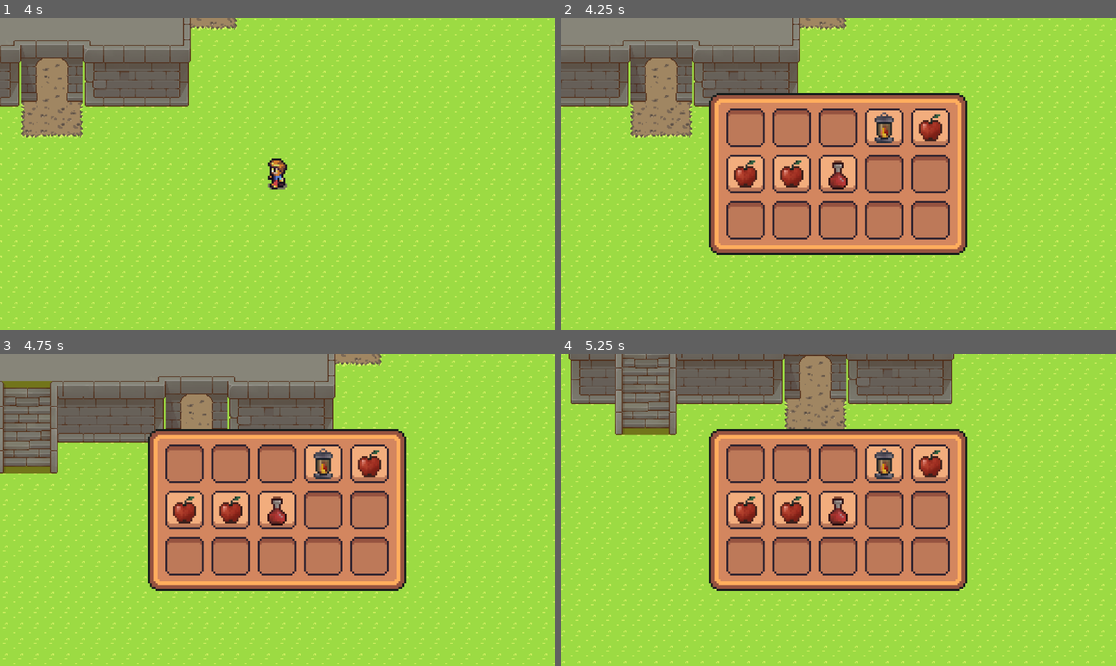
Above: before the commit, frames 1-4 (two rows, left to right).
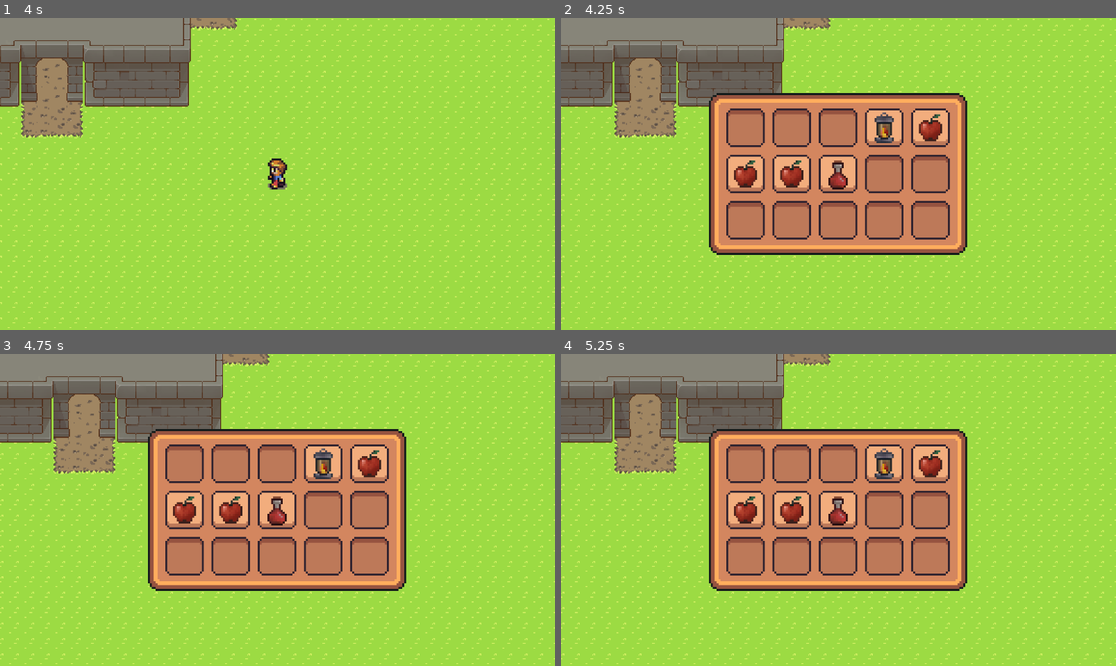
Above: after the commit, the same moments.

Repository: Compote2Fraises/Compote2FraisesGit
Game: Godot game, scene res://scenes/main.tscn
Same seed, same stepped clock (60 frames per second), same inputs: the game is played once before the commit and once after it.
Inputs:
- Up to frame 1 (4 s): tap Enter at 0.5 s; hold D (MoveRight) 0.53-1.28 s; tap I (info) every 0.75 s from 0.6 to 3.6 s; hold S (MoveDown) 1.28-2.03 s; hold D (MoveRight) 2.03-2.78 s; hold Z (MoveUp) 2.78-3.53 s; hold Q (MoveLeft) from 3.53 s (still down)
- Up to frame 2 (4.25 s): keep holding Q (MoveLeft); tap E (toggle_inventory) at 4.15 s
- Up to frame 3 (4.75 s): keep holding Q (MoveLeft); tap I (info) at 4.35 s
- Up to frame 4 (5.25 s): release Q (MoveLeft) at 5.03 s; hold S (MoveDown) from 5.03 s (still down); tap I (info) at 5.1 s

Frame 1 is identical in both runs. In frame 2, 4.9% of the frame differs, in the area x 0-100%, y 0-100%; in frame 3, 15%; in frame 4, 20%.

Commit message:
Creation d un path

Diff:
--- a/Projet1/scenes/main.tscn
+++ b/Projet1/scenes/main.tscn
@@ -1,11 +1,9 @@
-[gd_scene load_steps=4 format=3 uid="uid://bu765sjnmd3f6"]
+[gd_scene load_steps=3 format=3 uid="uid://bu765sjnmd3f6"]
 
 [ext_resource type="PackedScene" uid="uid://coh4ejme32ehr" path="res://scenes/Player.tscn" id="1_knlmq"]
-[ext_resource type="Script" path="res://scripts/main.gd" id="1_omxjf"]
 [ext_resource type="PackedScene" uid="uid://bxafkiyipm3ka" path="res://scenes/world.tscn" id="2_sxeda"]
 
 [node name="Main" type="Node"]
-script = ExtResource("1_omxjf")
 
 [node name="World" parent="." instance=ExtResource("2_sxeda")]
 z_index = 1
--- /dev/null
+++ b/Projet1/scenes/path.tscn
@@ -0,0 +1,13 @@
+[gd_scene load_steps=3 format=3 uid="uid://ek0lia2svhmr"]
+
+[ext_resource type="Script" path="res://scripts/path.gd" id="1_vpbx7"]
+
+[sub_resource type="RectangleShape2D" id="RectangleShape2D_w2stp"]
+
+[node name="Path" type="RigidBody2D"]
+script = ExtResource("1_vpbx7")
+
+[node name="CollisionShape2D" type="CollisionShape2D" parent="."]
+shape = SubResource("RectangleShape2D_w2stp")
+
+[connection signal="body_entered" from="." to="." method="_on_body_entered"]
--- a/Projet1/scripts/character_body_2d.gd
+++ b/Projet1/scripts/character_body_2d.gd
@@ -1,6 +1,7 @@
 extends CharacterBody2D
 
 @export var speed = 200
+@export var currentLevel :int = 0
 @export var inventory: Inventory
 
 
--- a/Projet1/scripts/inventory_gui.gd
+++ b/Projet1/scripts/inventory_gui.gd
@@ -17,9 +17,9 @@
 func open():
 	visible = true
 	isOpen = true
-	opened.emit()
+	get_tree().paused = true
 
 func close():
 	visible = false
 	isOpen = false
-	closed.emit()
+	get_tree().paused = false
--- a/Projet1/scripts/main.gd
+++ /dev/null
@@ -1,12 +0,0 @@
-extends Node
-
-
-
-
-func _on_inventory_gui_closed() -> void:
-	get_tree().paused = false
-
-
-
-func _on_inventory_gui_opened() -> void:
-	get_tree().paused = true
--- /dev/null
+++ b/Projet1/scripts/path.gd
@@ -0,0 +1,9 @@
+extends RigidBody2D
+
+@export var isADoor :bool = false
+@export var From :int = 0
+@export var To :int = 0
+
+func _on_body_entered(body: Node) -> void:
+	if body.name == "Player" and body.currentLevel == From:
+		pass
